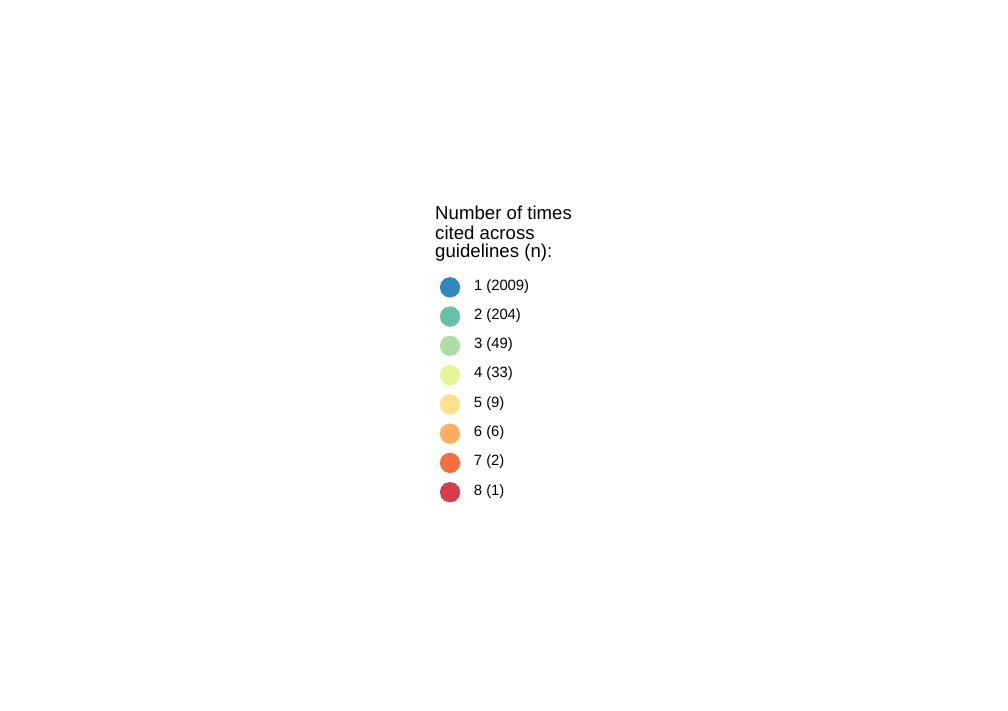
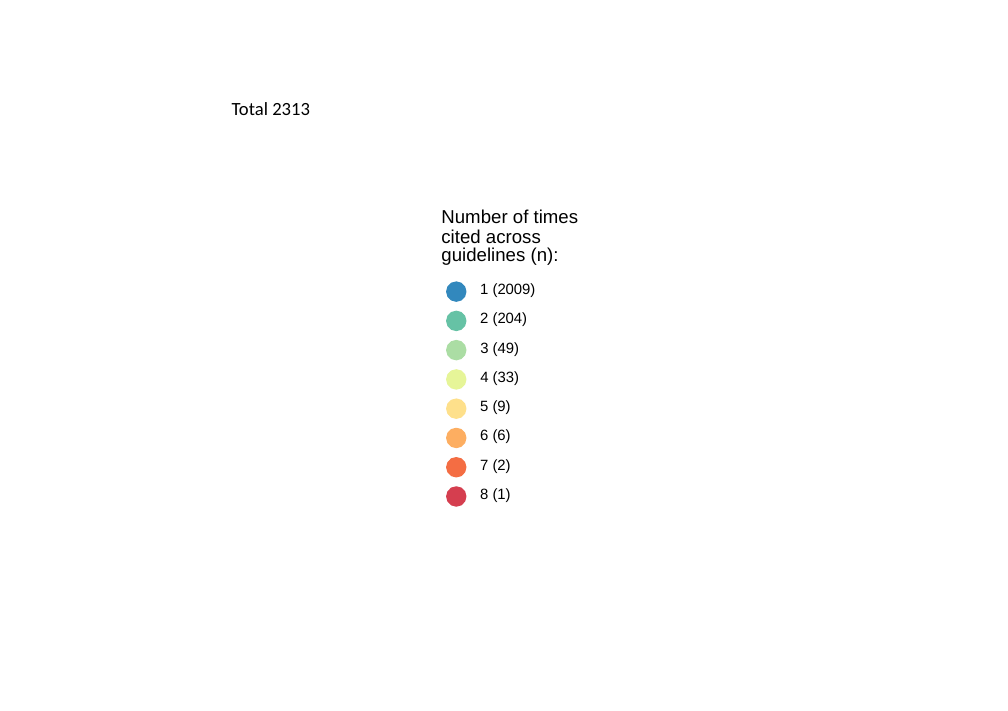
Before and after one commit to marissasmith8/Citation-Network-Analysis, a slide deck: slide 2 of outputs/legend_nrefs_paper.pptx. Drawn at 1008x711 pixels with LibreOffice and Linux fonts; fonts in the diff are those of the drawing. Boxes give left, top, right and bottom in pixels: in the first picture for what was removed or moved away, otherwise in the second. Text is boxed around its words. In the diff, an @@ line names an element or a change of style, - is before the commit and + after.

```diff
--- a/outputs/legend_nrefs_paper.pptx
+++ b/outputs/legend_nrefs_paper.pptx
@@ text added at (232,102,310,115), 11 pt, text #000000 @@
+Total 2313
@@ rectangle removed at (196,183,812,527) @@
@@ 11 texts, 8 ellipses: place and size @@
-11 texts, 8 ellipses at (435,205,572,502)
+11 texts, 8 ellipses at (441,209,579,506)
```
Also in this commit, not shown: 4 slides added, 10 other files.
